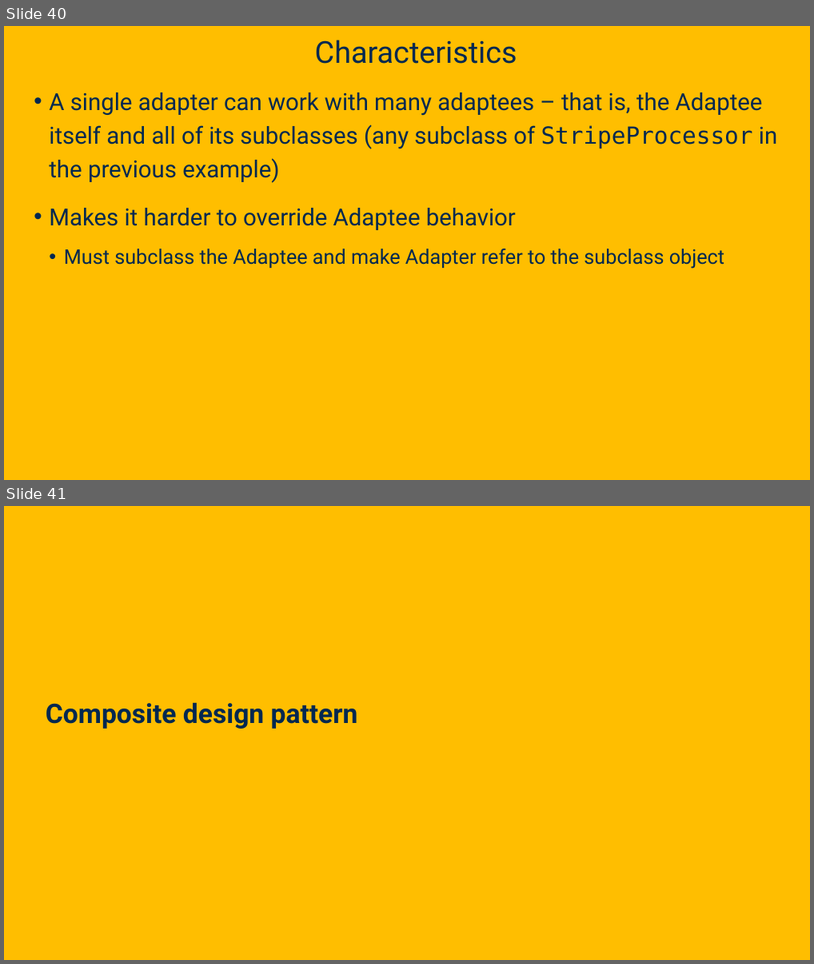
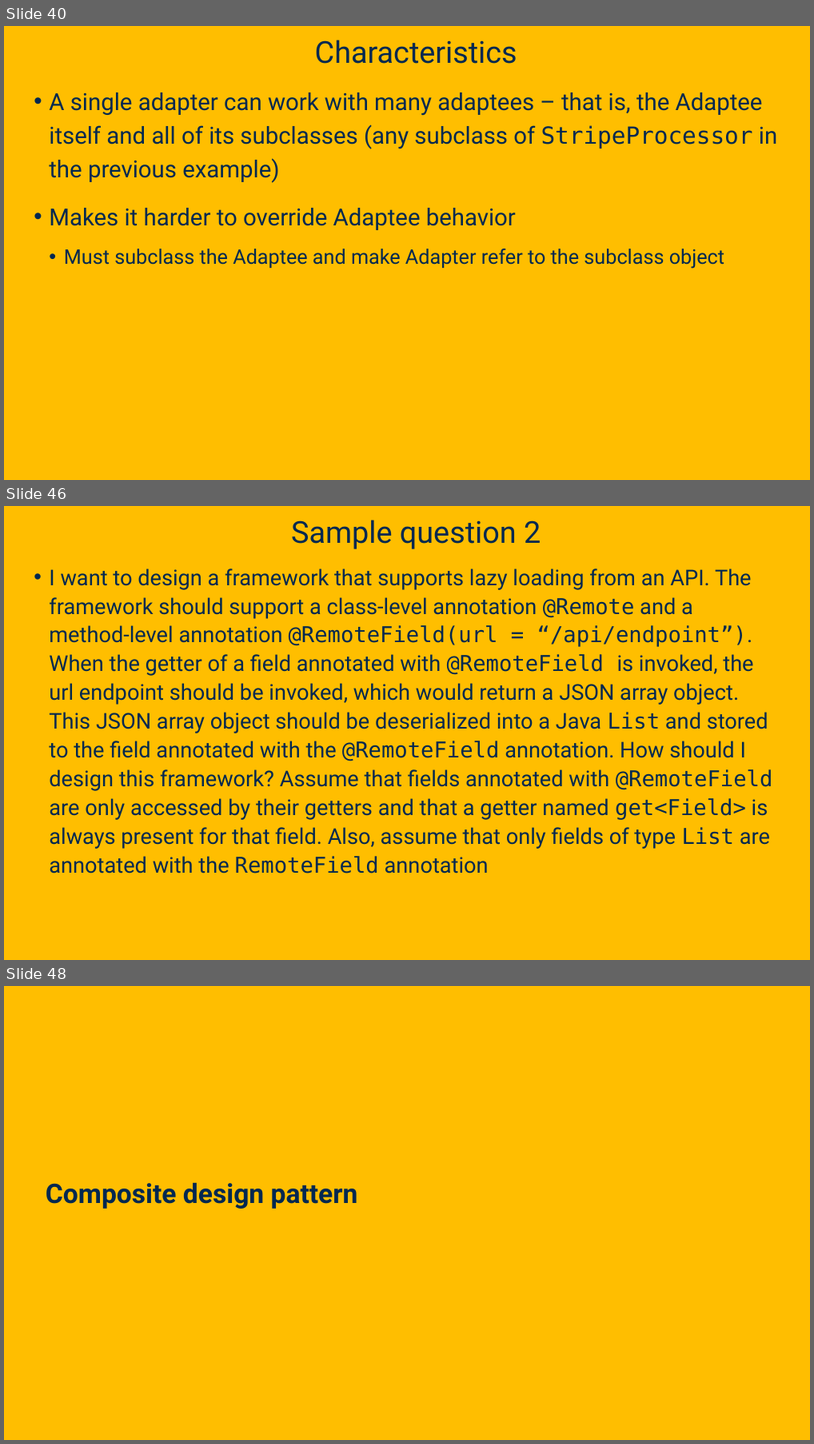
Before and after one commit to davsec-teaching/ecs160-f25, a slide deck: slides/8_design_patterns.pptx. Shown one above the other, each under a label of ours: slides 40 and 41 before the commit, slides 40, 46 and 48 after it; the slides between them are not shown. The pictures are 814x964 and 814x1444 pixels, drawn with LibreOffice and Linux fonts; fonts in the diff are those of the drawing; background and template pictures are left out. Boxes give left, top, right and bottom in pixels: in the first picture for what was removed or moved away, otherwise in the second. Text is boxed around its words. In the diff, an @@ line names an element or a change of style, - is before the commit and + after.

Commit message:
design pattern sample questions

```diff
--- a/slides/8_design_patterns.pptx
+++ b/slides/8_design_patterns.pptx
@@ slide 46 added at [4,506,810,960], background picture (left out) @@
@@ title added at [291,520,541,549], 36 pt, text #022850 @@
+Sample question 2
@@ text added at [49,568,774,873], 25.9 pt, text #022850 @@
+• I want to design a framework that supports lazy loading from an API. The framework should support a class-level annotation @Remote and a method-level annotation @RemoteField(url = “/api/endpoint”). When the getter of a field annotated with @RemoteField is invoked, the url endpoint should be invoked, which would return a JSON array object. This JSON array object should be deserialized into a Java List and stored to the field annotated with the @RemoteField annotation. How should I design this framework? Assume that fields annotated with @RemoteField are only accessed by their getters and that a getter named get<Field> is always present for that field. Also, assume that only fields of type List are annotated with the RemoteField annotation
@@ what was slide 41 is now slide 48 @@
```
Also in this commit, not shown: 1 slide changed, 5 other slides added.
